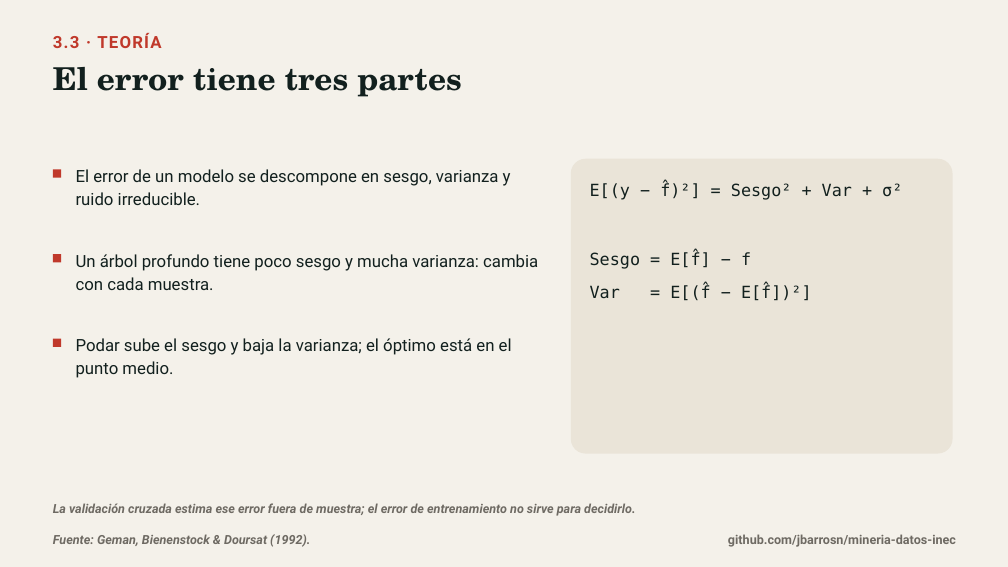
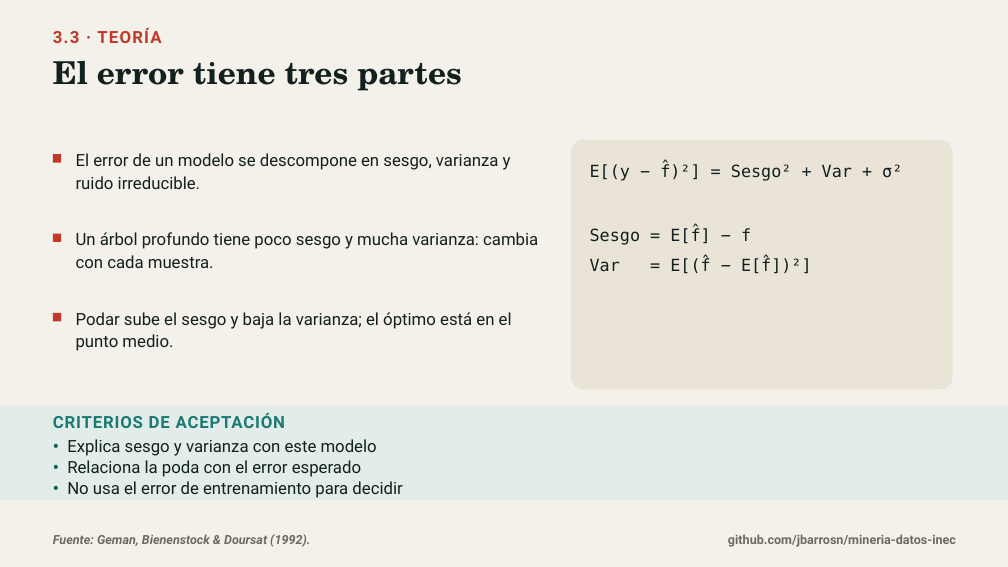
Before and after one commit to jbarrosn/mineria-datos-inec, a slide deck: slide 5 of docs/diapositivas/03_aprendizaje_automatico.pptx. Drawn at 1008x567 pixels with LibreOffice and Linux fonts; fonts in the diff are those of the drawing. Boxes give left, top, right and bottom in pixels: in the first picture for what was removed or moved away, otherwise in the second. Text is boxed around its words. In the diff, an @@ line names an element or a change of style, - is before the commit and + after.

Commit message:
Agrega criterios de aceptacion a cada lamina y reajusta la retícula

```diff
--- a/docs/diapositivas/03_aprendizaje_automatico.pptx
+++ b/docs/diapositivas/03_aprendizaje_automatico.pptx
@@ text "3.3 · TEORÍA": place and size @@
-text "3.3 · TEORÍA" at <box>53,33,162,48</box>
+text "3.3 · TEORÍA" at <box>53,28,162,43</box>
@@ text "El error tiene tres partes": place and size @@
-text "El error tiene tres partes" at <box>53,67,462,97</box>
+text "El error tiene tres partes" at <box>53,61,462,91</box>
@@ text "El error de un modelo ...": place and size @@
-text "El error de un modelo ..." at <box>76,169,511,205</box>
+text "El error de un modelo ..." at <box>76,153,511,189</box>
@@ rounded rectangle: place and size @@
-rounded rectangle at <box>571,159,953,454</box>
+rounded rectangle at <box>571,140,953,389</box>
@@ rectangle: place and size @@
-rectangle at <box>53,169,61,178</box>
+rectangle at <box>53,154,61,163</box>
@@ text "E[(y − f̂)²] = Sesgo² ...": place and size @@
-text "E[(y − f̂)²] = Sesgo² ..." at <box>590,183,902,301</box>
+text "E[(y − f̂)²] = Sesgo² ..." at <box>590,164,902,274</box>
@@ text "E[(y − f̂)²] = Sesgo² ..." at <box>590,164,902,274</box>: line spacing 1.12 to 1.1; less space between paragraphs @@
@@ rectangle: place and size @@
-rectangle at <box>53,254,61,262</box>
+rectangle at <box>53,234,61,242</box>
@@ text "Un árbol profundo tiene poco ...": place and size @@
-text "Un árbol profundo tiene poco ..." at <box>76,254,538,290</box>
+text "Un árbol profundo tiene poco ..." at <box>76,232,538,268</box>
@@ rectangle: place and size @@
-rectangle at <box>53,339,61,347</box>
+rectangle at <box>53,313,61,321</box>
@@ line spacing 1.15 to 1.12 in 3 elements at <box>76,153,511,189</box>, <box>76,232,538,268</box>, <box>76,312,512,351</box> @@
@@ text "Podar sube el sesgo y ...": place and size @@
-text "Podar sube el sesgo y ..." at <box>76,338,512,378</box>
+text "Podar sube el sesgo y ..." at <box>76,312,512,351</box>
@@ rectangle added at <box>0,405,1008,501</box>, fill #E2ECE9 @@
@@ text added at <box>53,413,285,428</box>, 16 pt, text #1B7A73, bold @@
+CRITERIOS DE ACEPTACIÓN
@@ text at <box>67,439,402,498</box>: text changed; size 12 to 16 pt; text colour #6E6A63 to #12201E; bold off; italic off @@
-La validación cruzada estima ese error fuera de muestra; el error de entrenamiento no sirve para decidirlo.
+• Explica sesgo y varianza con este modelo
+• Relaciona la poda con el error esperado
+• No usa el error de entrenamiento para decidir
```
Also in this commit, not shown: 12 other slides changed, 9 other files.
